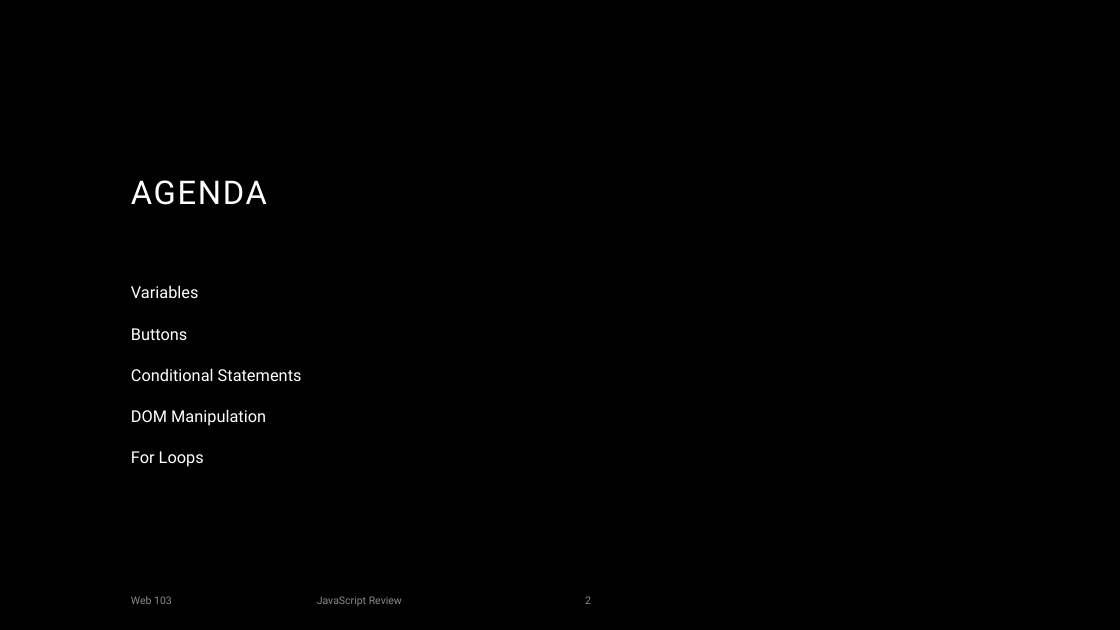
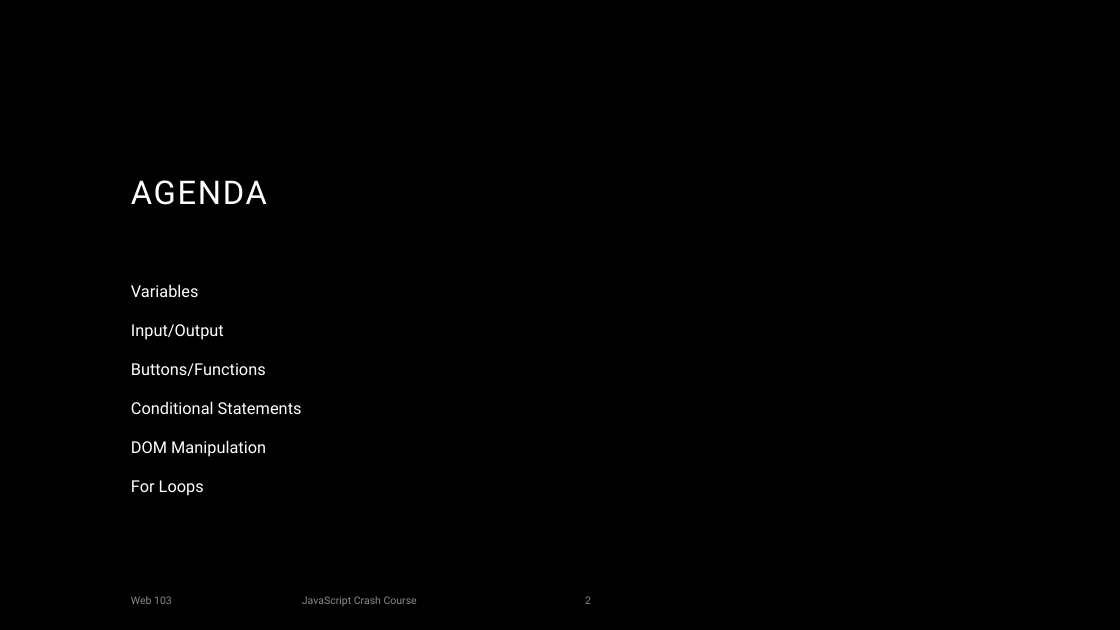
Before and after one commit to hytechclub/web-103, a slide deck: slide 2 of JsReview/JsCrashCourse.pptx. Drawn at 1120x630 pixels with LibreOffice and Linux fonts; fonts in the diff are those of the drawing; background and template pictures are left out. Boxes give left, top, right and bottom in pixels: in the first picture for what was removed or moved away, otherwise in the second. Text is boxed around its words. In the diff, an @@ line names an element or a change of style, - is before the commit and + after.

Commit message:
lecture stuff good

```diff
--- a/JsReview/JsCrashCourse.pptx
+++ b/JsReview/JsCrashCourse.pptx
@@ text at [131, 284, 302, 496]: line spacing 1.5 to 1.4 @@
@@ text at [131, 324, 266, 376]: text changed @@
-Buttons
+Input/Output
+Buttons/Functions
@@ text at [302, 596, 417, 606]: text changed @@
-JavaScript Review
+JavaScript Crash Course
```
Also in this commit, not shown: 9 slides added, 13 slides removed, 4 other files.
